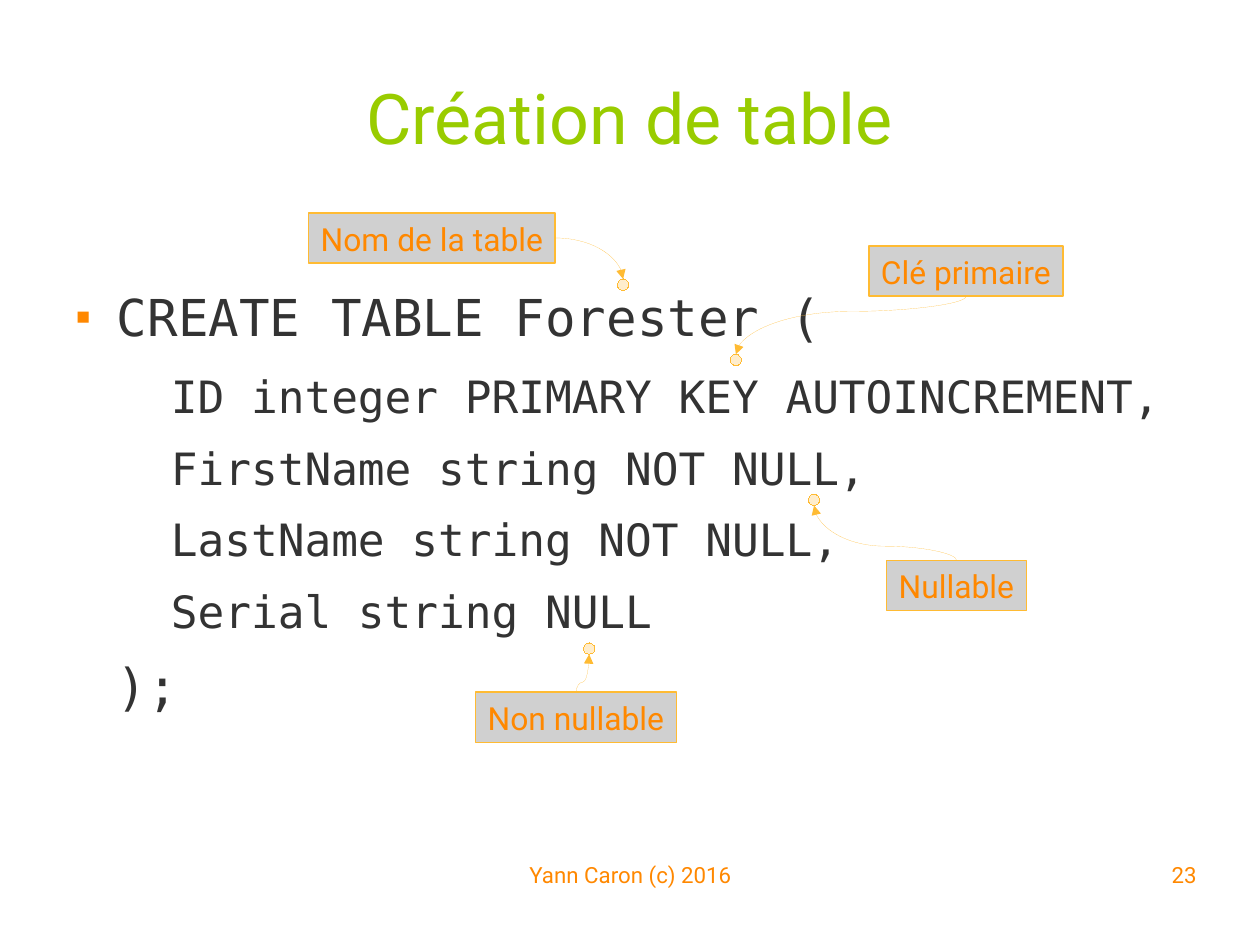
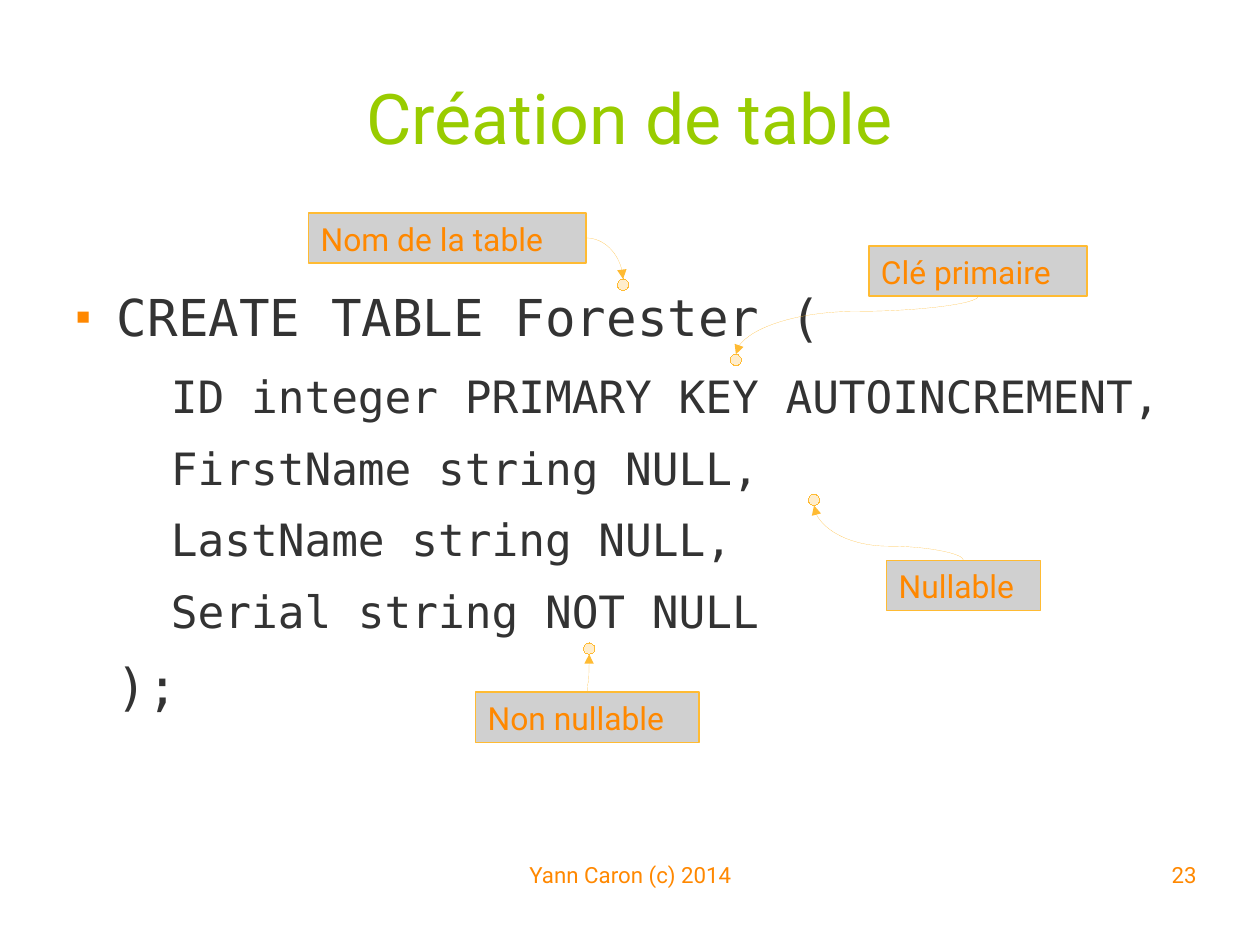
Before and after one commit to YannCaron/Android-ENSG, a slide deck: slide 23 of 10 - Spatialite.odp. Drawn at 1260x946 pixels with LibreOffice and Linux fonts; fonts in the diff are those of the drawing; grey boxes stand for pictures; background and template pictures are left out. Boxes give left, top, right and bottom in pixels: in the first picture for what was removed or moved away, otherwise in the second. Text is boxed around its words. In the diff, an @@ line names an element or a change of style, - is before the commit and + after.

```diff
--- a/10 - Spatialite.odp
+++ b/10 - Spatialite.odp
@@ picture "Nom de la table": place and size @@
-picture "Nom de la table" at bbox=[309, 213, 556, 263]
+picture "Nom de la table" at bbox=[309, 213, 585, 263]
@@ curved arrow moved from (555, 238) - (623, 279) to (585, 238) - (623, 279) @@
@@ picture "Clé primaire": place and size @@
-picture "Clé primaire" at bbox=[869, 246, 1063, 296]
+picture "Clé primaire" at bbox=[869, 246, 1087, 296]
@@ curved arrow moved from (966, 296) - (736, 354) to (979, 296) - (736, 354) @@
@@ text at bbox=[171, 451, 759, 638]: text changed @@
-  FirstName string NOT NULL,
-  LastName string NOT NULL,
-  Serial string NULL
+  FirstName string NULL,
+  LastName string NULL,
+  Serial string NOT NULL
@@ curved arrow moved from (957, 560) - (814, 505) to (964, 560) - (814, 505) @@
@@ picture "Nullable": place and size @@
-picture "Nullable" at bbox=[887, 560, 1027, 611]
+picture "Nullable" at bbox=[887, 560, 1040, 611]
@@ curved arrow moved from (576, 692) - (589, 654) to (588, 692) - (589, 654) @@
@@ picture "Non nullable": place and size @@
-picture "Non nullable" at bbox=[476, 692, 677, 742]
+picture "Non nullable" at bbox=[476, 692, 700, 742]
@@ text at bbox=[529, 865, 731, 888]: text changed @@
-Yann Caron (c) 2016
+Yann Caron (c) 2014
```
Also in this commit, not shown: 11 other slides changed, 4 other files.
